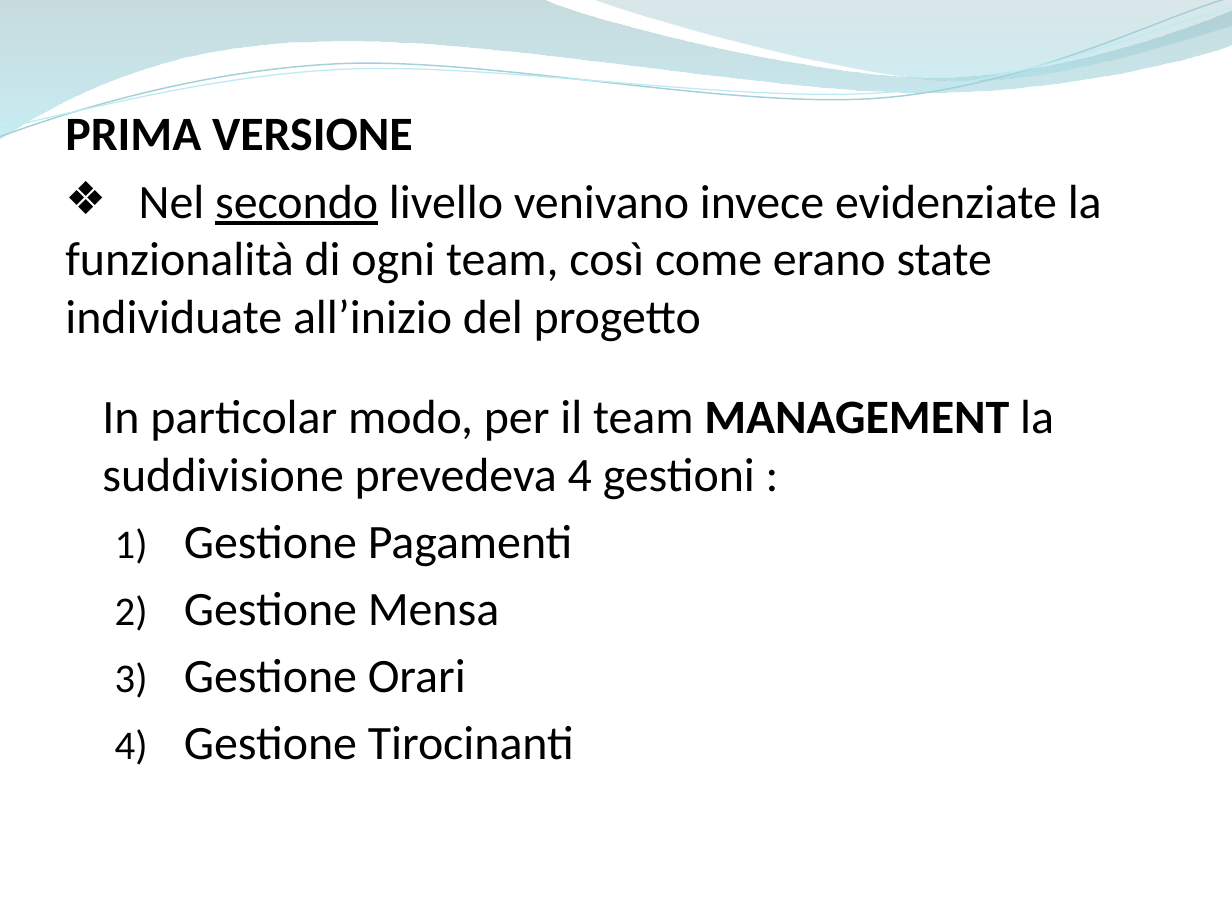
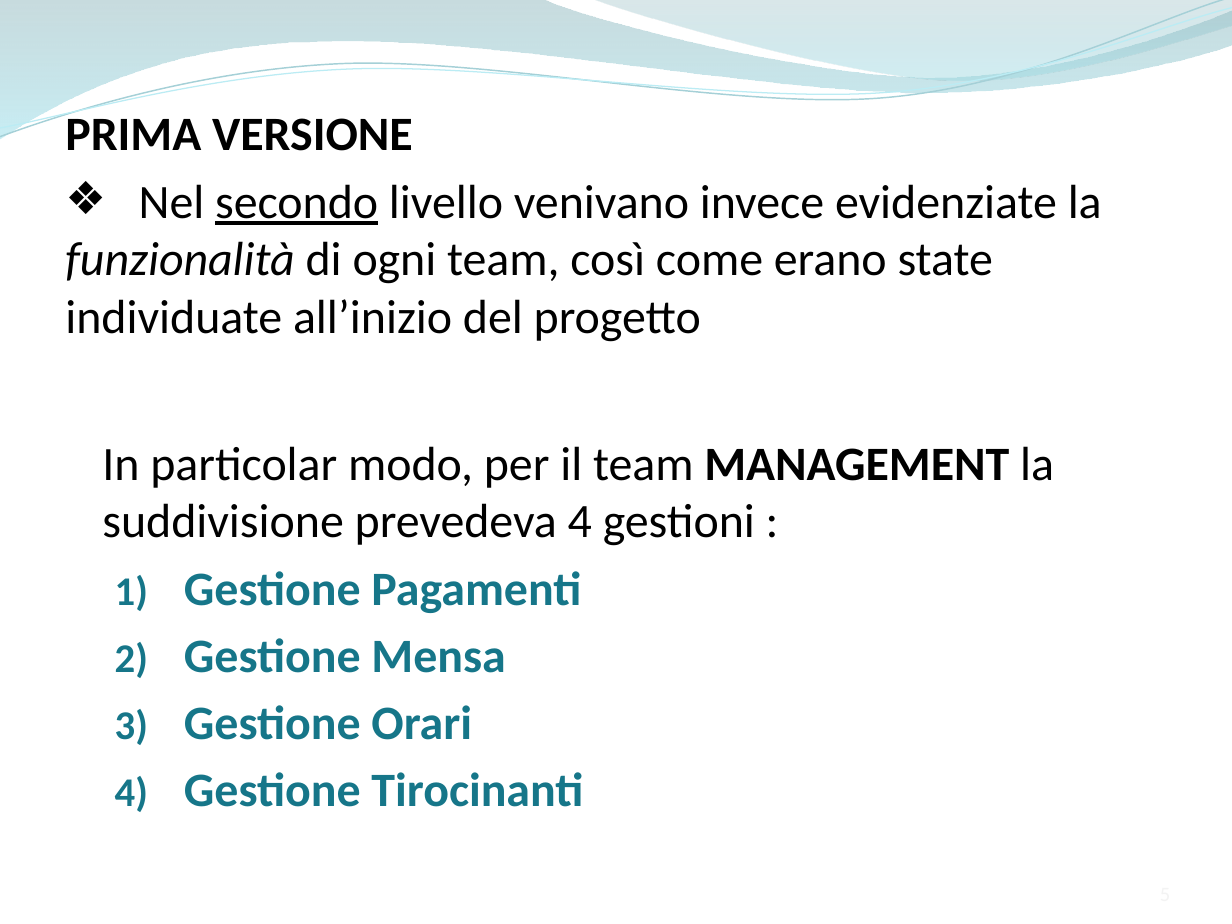
Before and after one commit to ammirate/at-silo, a slide deck: slide 5 of Presentazione/Atsilo2/Ferrara/Ferrara_M_PresentazioneFinale.pptx. Drawn at 1232x924 pixels with LibreOffice and Linux fonts; fonts in the diff are those of the drawing. Boxes give left, top, right and bottom in pixels: in the first picture for what was removed or moved away, otherwise in the second. Text is boxed around its words. In the diff, an @@ line names an element or a change of style, - is before the commit and + after.

```diff
--- a/Presentazione/Atsilo2/Ferrara/Ferrara_M_PresentazioneFinale.pptx
+++ b/Presentazione/Atsilo2/Ferrara/Ferrara_M_PresentazioneFinale.pptx
@@ text at [65, 184, 1102, 342]: italic on in "funzionalità" @@
@@ text at [102, 399, 1054, 760]: paragraphs removed @@
-In particolar modo, per il team MANAGEMENT la suddivisione prevedeva 4 gestioni :
-  1) Gestione Pagamenti
-  2) Gestione Mensa
-  3) Gestione Orari
-  4) Gestione Tirocinanti
@@ text added at [102, 446, 1054, 807], 28 pt, text #000000, bold @@
+In particolar modo, per il team MANAGEMENT la suddivisione prevedeva 4 gestioni :
+  1) Gestione Pagamenti
+  2) Gestione Mensa
+  3) Gestione Orari
+  4) Gestione Tirocinanti
```
Also in this commit, not shown: 12 other slides changed, 5 slides added, 3 slides removed.
